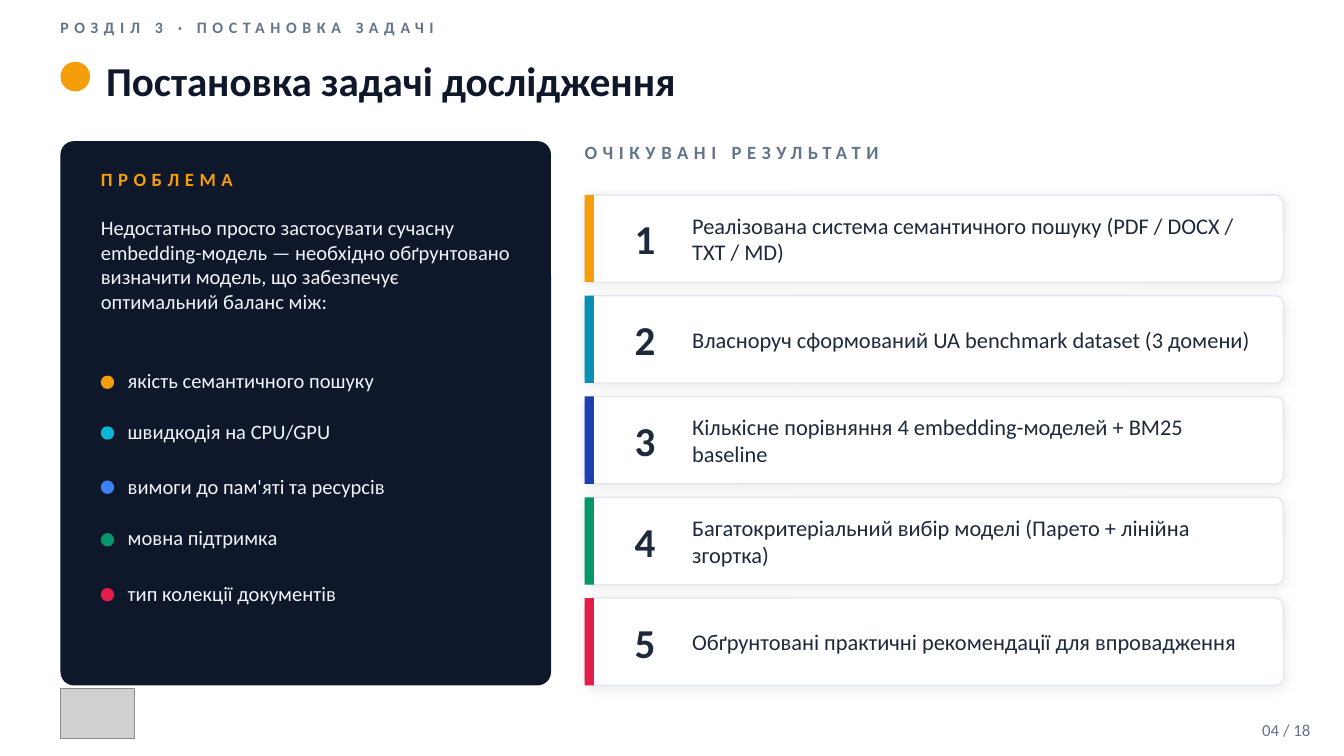
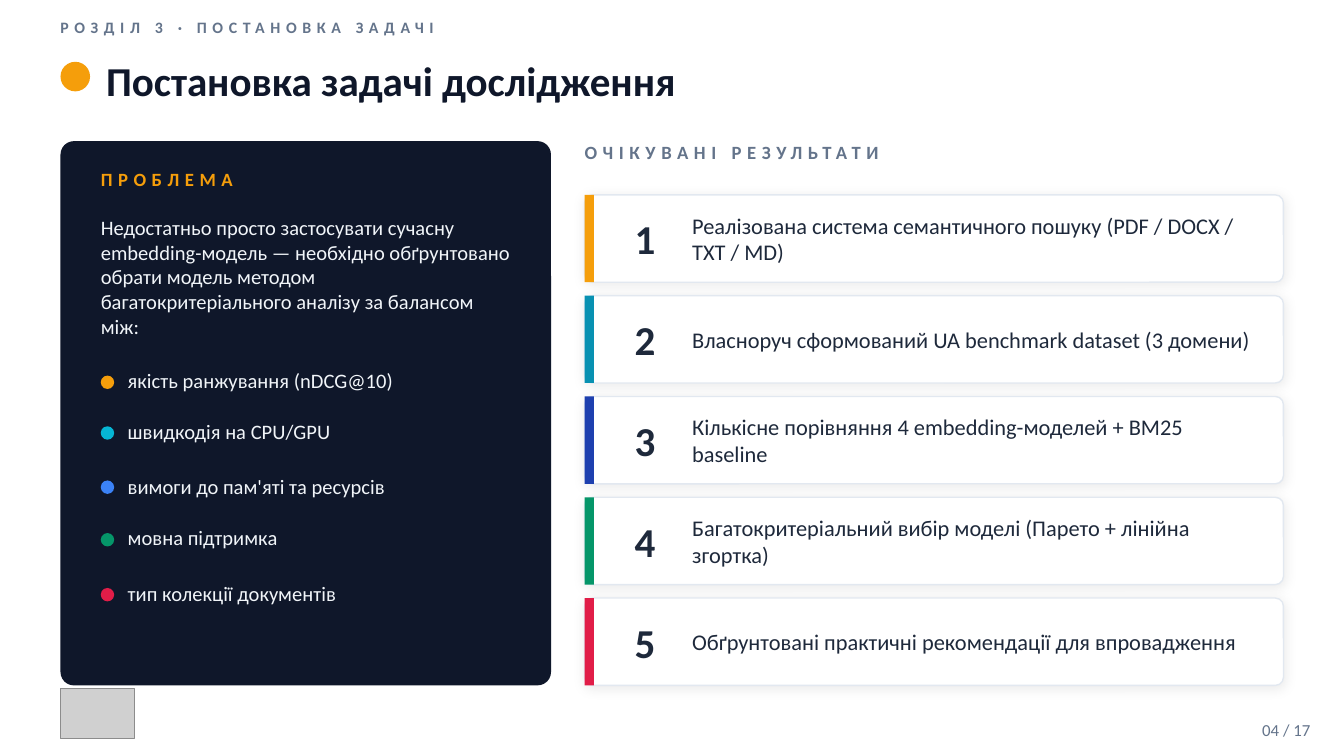
Before and after one commit to vitaliinnest/2026_M_PI_IPZ-24-1_Nesterenko_V_V, a slide deck: slide 4 of 2026_М_ПІ_ІПЗ-24-1_Нестеренко_В_В/2026_М_ПІ_ІПЗм-24-1_Нестеренко_В_В.pptx. Drawn at 1344x756 pixels with LibreOffice and Linux fonts; fonts in the diff are those of the drawing; grey boxes stand for pictures. Boxes give left, top, right and bottom in pixels: in the first picture for what was removed or moved away, otherwise in the second. Text is boxed around its words. In the diff, an @@ line names an element or a change of style, - is before the commit and + after.

```diff
--- a/2026_М_ПІ_ІПЗ-24-1_Нестеренко_В_В/2026_М_ПІ_ІПЗм-24-1_Нестеренко_В_В.pptx
+++ b/2026_М_ПІ_ІПЗ-24-1_Нестеренко_В_В/2026_М_ПІ_ІПЗм-24-1_Нестеренко_В_В.pptx
@@ text at (101,222,509,334): text changed @@
-Недостатньо просто застосувати сучасну embedding-модель — необхідно обґрунтовано визначити модель, що забезпечує оптимальний баланс між:
+Недостатньо просто застосувати сучасну embedding-модель — необхідно обґрунтовано обрати модель методом багатокритеріального аналізу за балансом між:
@@ text at (128,373,393,392): text changed @@
-якість семантичного пошуку
+якість ранжування (nDCG@10)
@@ text at (1262,725,1310,736): text changed @@
-04 / 18
+04 / 17
```
Also in this commit, not shown: 15 other slides changed, 1 slide removed.
